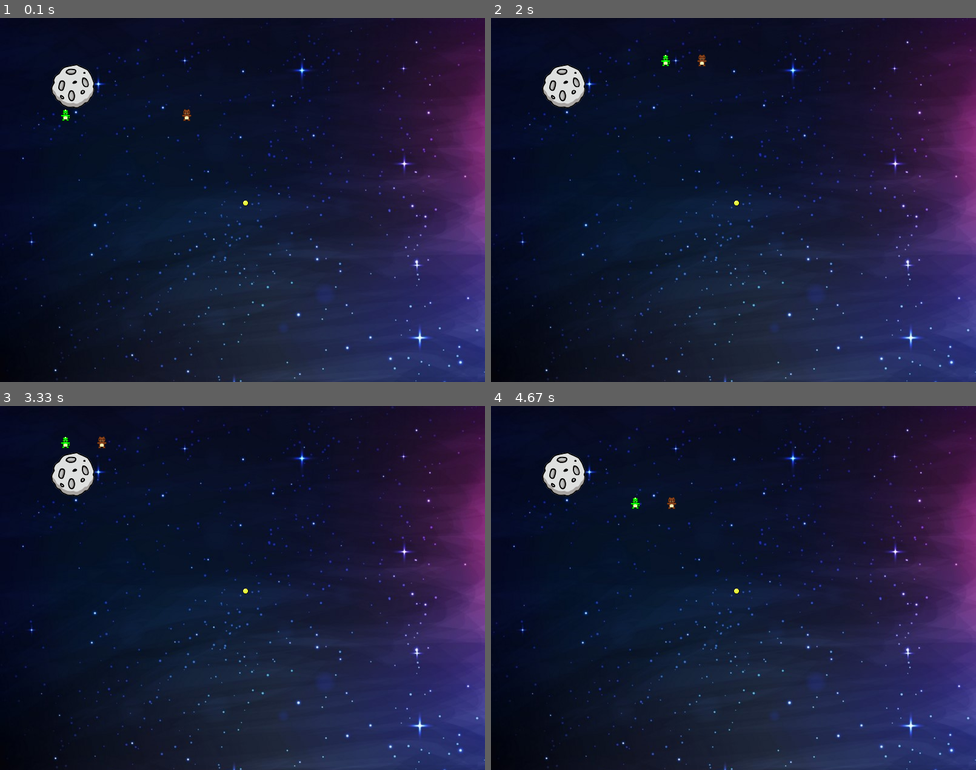
Above: before the commit, frames 1-4 (two rows, left to right).
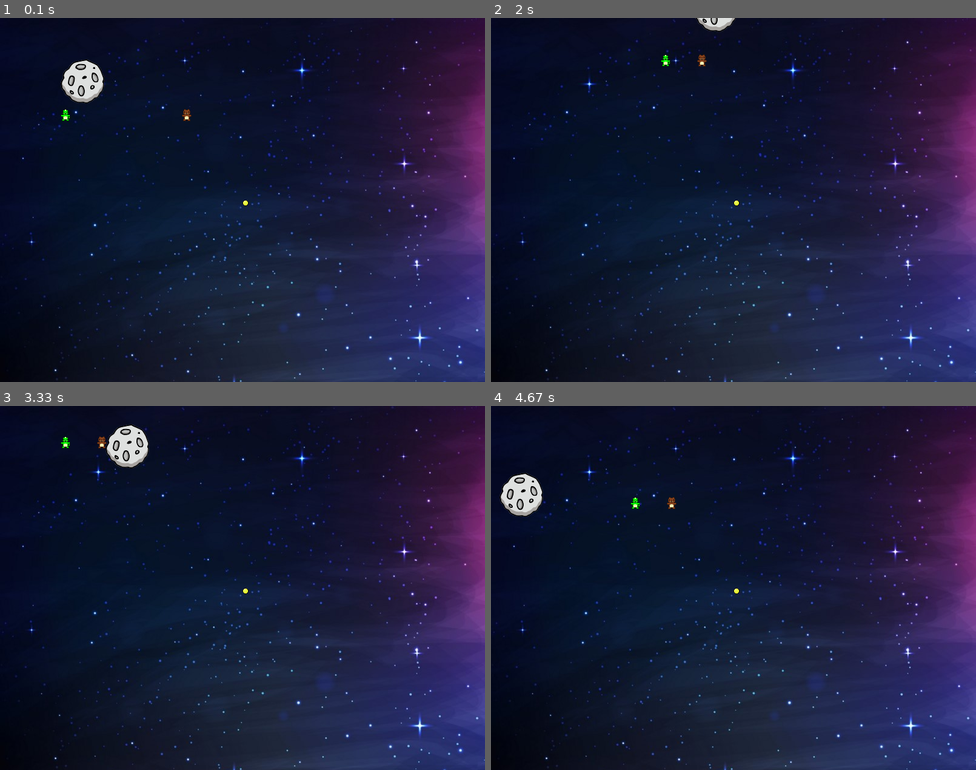
Above: after the commit, the same moments.

Repository: xu3cl40122/python_project
Game: pygame game, started from turtle/main.py
The game is run twice, just before and just after one commit, with the same random seed, the same clock (stepped at 60 frames per second) and the same inputs.
Inputs:
- Up to frame 1 (0.1 s): no input
- Up to frame 2 (2 s): hold Right 0.33-0.8 s; hold Up 0.83-1.13 s; hold W 0.83-1.13 s; hold Right 1.17-1.63 s; hold D 1.17-1.63 s; hold Left from 1.67 s (still down); hold A from 1.67 s (still down)
- Up to frame 3 (3.33 s): release Left at 2.2 s; release A at 2.2 s; hold Down 2.23-2.53 s; hold S 2.23-2.53 s; hold Left 2.57-2.97 s; hold A 2.57-2.97 s; hold Up from 3 s (still down); hold W from 3 s (still down)
- Up to frame 4 (4.67 s): release Up at 3.37 s; release W at 3.37 s; hold Right 3.4-4.03 s; hold D 3.4-4.03 s; hold Down 4.07-4.43 s; hold S 4.07-4.43 s; hold Left from 4.47 s (still down); hold A from 4.47 s (still down)

The runs differ from the first frame. In frame 1, 0.8% of the frame differs, in the area x 10-22%, y 11-25%; in frame 2, 1.0%; in frame 3, 1.6%; in frame 4, 1.6%, in the area x 1-20%, y 12-31%.

Commit message:
rockMove

Diff:
--- a/turtle/main.py
+++ b/turtle/main.py
@@ -14,7 +14,7 @@
 coin = Object('./Asset1_ball/coin.png', 400, 300)
 p1 = Player('./Asset1_ball/sprite1.png',100,150,0,move_size)
 p2 = Player('./Asset1_ball/sprite2.png',300,150,0,move_size)
-rock = Rock('./Asset1_ball/rock.png', 60,60)
+rock = Rock('./Asset1_ball/rock.png', 60,60,[bg_size[0]+100,bg_size[1]+100])
 running = True
 while running:
     clock.tick(30)
@@ -25,6 +25,7 @@
     p1.checkCollisionCoin(coin)
     p2.checkCollisionCoin(coin)
     p1.checkCollideOther(p2)
+    rock.move()
     p1.blit_me(screen)
     p2.blit_me(screen)
     rock.blit_me(screen)
--- a/turtle/object.py
+++ b/turtle/object.py
@@ -69,13 +69,33 @@
         screen.blit(self.canvas, [self.rect.left, self.rect.top])
 
 class Rock():
-    def __init__(self, pic, x, y):
+    def __init__(self, pic, x, y, move_size):
         self.canvas = pygame.image.load(pic)
         self.canvas.convert()
         self.rect = self.canvas.get_rect()
         self.rect.left = x
         self.rect.top = y
         self.mask = pygame.mask.from_surface(self.canvas)
-
+        self.speed = [random.randrange(-10,10,3),random.randrange(-10,10,3)]
+        self.bgWidth, self.bgHeight = move_size[0], move_size[1]
     def blit_me(self, screen):
         screen.blit(self.canvas, [self.rect.left, self.rect.top])
+
+    def move(self):
+        self.rect.left += self.speed[0]
+        self.rect.top += self.speed[1]
+        if self.rect.top < -100 :
+            self.rect.top = self.bgHeight
+            self.resetSpeed()
+        if self.rect.top > self.bgHeight:
+            self.rect.top = -100
+            self.resetSpeed()
+        if self.rect.left < -100 :
+            self.rect.left = self.bgHeight
+            self.resetSpeed()
+        if self.rect.left > self.bgWidth:
+            self.rect.left = -100
+            self.resetSpeed()
+
+    def resetSpeed(self):
+        self.speed = [random.randrange(-10,10,3),random.randrange(-10,10,3)]
Binary file added: turtle/Asset1_ball/horse_1.png
Binary file added: turtle/Asset1_ball/新增資料夾/horse_1.png
Binary file added: turtle/Asset1_ball/新增資料夾/horse_2.png
